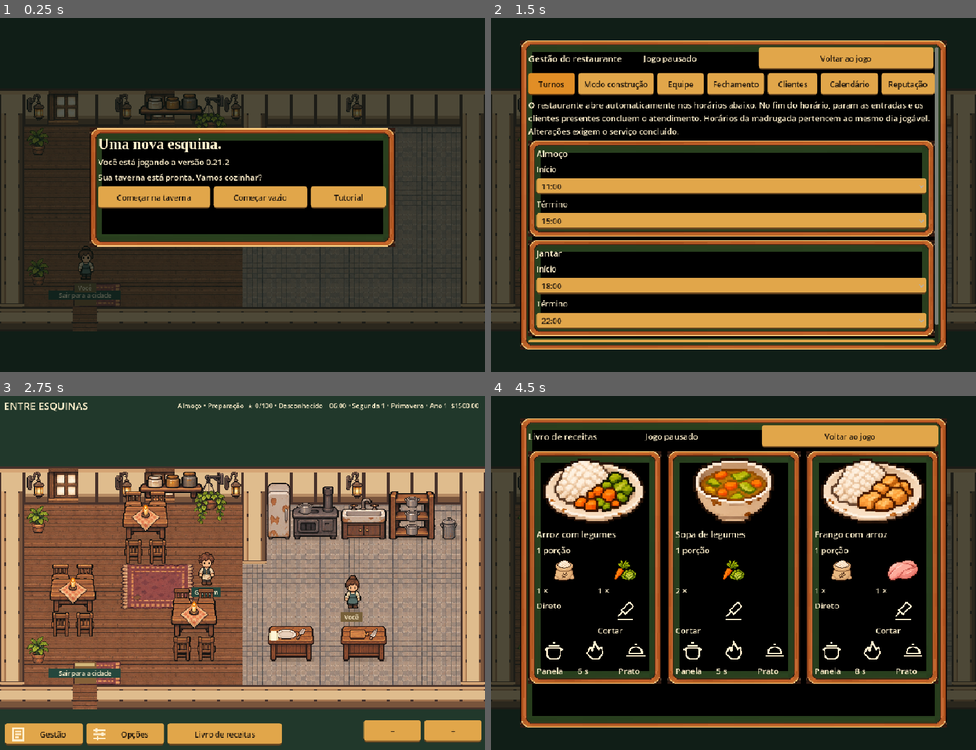
Above: before the commit, frames 1-4 (two rows, left to right).
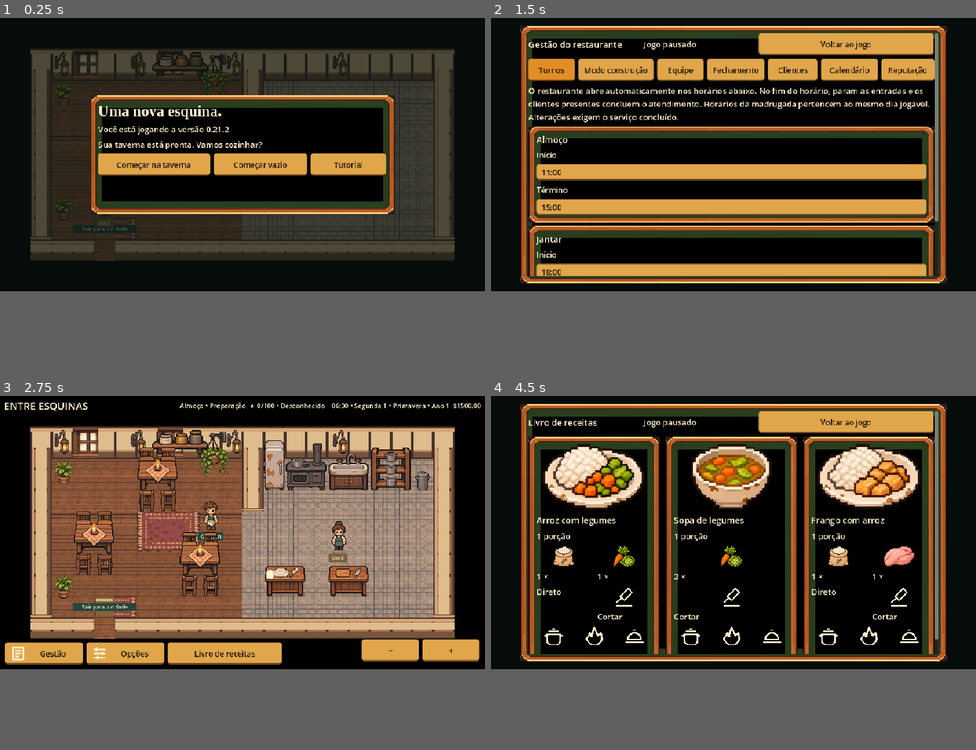
Above: after the commit, the same moments.

Repository: denerRsilva/Entre-Esquinas
Game: Godot game, scene res://mundo/Restaurante.tscn
Same seed, same stepped clock (60 frames per second), same inputs: the game is played once before the commit and once after it.
Inputs:
- Up to frame 1 (0.25 s): no input
- Up to frame 2 (1.5 s): click "Começar na taverna" at 0.5 s; click "Gestão" at 1.25 s
- Up to frame 3 (2.75 s): click "Voltar ao jogo" at 2 s
- Up to frame 4 (4.5 s): click "Opções" at 2.75 s; click "Voltar ao jogo" at 3.5 s; click "Livro de receitas" at 4.25 s
In our replay, the window is 800x583 before the commit and 800x450 after it. These sizes can differ from the game's own. Grey fills any space a smaller window leaves; there, only what the larger window draws over its background counts as a difference.

The runs differ from the first frame. In frame 1, 56% of the frame differs, in the area x 0-100%, y 8-89%; in frame 2, 66%; in frame 3, 80%, in the area x 0-100%, y 0-99%; in frame 4, 53%.

Commit message:
Expand gameplay and HUD to full screens with dark interior boundaries

Diff:
--- a/godot/interface/Hud.gd
+++ b/godot/interface/Hud.gd
@@ -7,6 +7,9 @@
 var by_id := {}
 var kitchen_bars: Array = []
 var order_bars: Array = []
+var layout_size := Vector2.ZERO
+var layout_bounds := Rect2()
+var small_modal := false
 var modal_background: ColorRect
 var import_dialog: FileDialog
 signal import_save(path:String)
@@ -69,6 +72,48 @@
 	slots[key]=[root,content,rect]
 	root.hide()
 
+static func safe_layout(logical: Vector2, physical: Vector2, safe: Rect2) -> Rect2:
+	var full := Rect2(Vector2.ZERO,logical)
+	if physical.x<=0 or physical.y<=0 or not safe.has_area():return full
+	var factor := logical/physical
+	var area := full.intersection(Rect2(safe.position*factor,safe.size*factor))
+	return area if area.size.x>=320 and area.size.y>=240 else full
+
+func usable_rect() -> Rect2:
+	var full := get_viewport_rect()
+	if OS.has_feature("android"):
+		return safe_layout(full.size,Vector2(DisplayServer.window_get_size()),Rect2(DisplayServer.get_display_safe_area()))
+	return full
+
+func region(key: String, rect: Rect2) -> void:
+	rect.position+=layout_bounds.position
+	var entry: Array = slots[key]
+	entry[2]=rect
+	entry[0].position=rect.position
+	entry[0].size=rect.size
+	if key in ["hint","notice"]:
+		entry[1].size=rect.size-Vector2(12,6)
+
+func fit_regions(welcome_small: bool) -> void:
+	var bounds := usable_rect()
+	var screen := bounds.size
+	if bounds==layout_bounds and welcome_small==small_modal:return
+	layout_size=screen;layout_bounds=bounds;small_modal=welcome_small
+	var w := screen.x;var h := screen.y
+	region("hud",Rect2(8,5,w-16,47))
+	region("ordersHud",Rect2(w-253,64,245,minf(210,h-150)))
+	region("kitchenStatus",Rect2(8,64,minf(320,w*0.34),minf(180,h-160)))
+	region("hint",Rect2(10,h-96,minf(610,w-290),42))
+	region("notice",Rect2(10,maxf(64,h-200),minf(520,w-20),70))
+	region("dock",Rect2(10,h-53,minf(550,w-280),48))
+	region("actions",Rect2(w-244,h-59,234,54))
+	region("catalog",Rect2(10,h-51,168,44))
+	region("drawer",Rect2(7,7,minf(440,w-20),h-70))
+	var dialog_size := Vector2(minf(604 if welcome_small else 844,w-32),minf(234 if welcome_small else 612,h-32))
+	region("modal",Rect2((screen-dialog_size)/2,dialog_size))
+	region("context",Rect2(10,64,minf(500,w-20),110))
+	if slots.build[0].visible:fit_build.call_deferred()
+
 func progress_signature(item: Dictionary, values: Array) -> Dictionary:
 	var result := item.duplicate()
 	if item.get("tag")=="progress":
@@ -84,6 +129,7 @@
 
 func sync(data: Dictionary) -> void:
 	modal_background.visible = data.modal!=""
+	fit_regions(data.modal=="welcome" and not JSON.stringify(data.ui.get("modal",{})).contains("Fechar tutorial"))
 	for key in slots:
 		var entry:Array=slots[key]
 		var root:Control=entry[0]
@@ -95,19 +141,16 @@
 			var anchor:Dictionary=item.children[0].get("anchor",{})
 			if not anchor.is_empty():
 				var cam:Array=data.camera
-				var anchor_y := (float(anchor.y)*40.0-float(cam[1]))*float(cam[2])+60.0
+				var anchor_y := (float(anchor.y)*40.0-float(cam[1]))*float(cam[2])
 				var panel_y := anchor_y-100.0 if anchor_y>=160.0 else anchor_y+80.0
-				root.position=Vector2(clampf((float(anchor.x)+float(anchor.w)/2.0)*40.0*float(cam[2])-float(cam[0])*float(cam[2])-250.0,5.0,455.0),clampf(panel_y,60.0,520.0))
-		if key=="modal":
-			var welcome_small:bool=data.modal=="welcome" and not JSON.stringify(item).contains("Fechar tutorial")
-			entry[2]=Rect2(178,218,604,234) if welcome_small else Rect2(58,44,844,612)
-			root.position=entry[2].position
+				var width: float = entry[2].size.x
+				root.position=Vector2(clampf((float(anchor.x)+float(anchor.w)/2.0)*40.0*float(cam[2])-float(cam[0])*float(cam[2])-width/2,layout_bounds.position.x+5,layout_bounds.end.x-width-5),clampf(panel_y,layout_bounds.position.y+60,layout_bounds.end.y-120))
 		if key=="notice":
-			var notice_y:=500.0
+			var notice_y:=layout_bounds.position.y+maxf(64,layout_size.y-200)
 			if slots.context[0].visible:
 				var actions_y:float=slots.context[0].position.y
 				notice_y=actions_y-80.0 if actions_y>=140.0 else actions_y+120.0
-			root.position=Vector2(10,notice_y)
+			root.position=Vector2(layout_bounds.position.x+10,clampf(notice_y,layout_bounds.position.y+60,layout_bounds.end.y-100))
 		var progress_values: Array = []
 		var signature:String=JSON.stringify(progress_signature(item,progress_values) if key in ["kitchenStatus","ordersHud"] else item)
 		if cache.get(key)==signature:
@@ -159,10 +202,11 @@
 	if not slots.has("build"):return
 	var panel: Control = slots.build[0]
 	if not panel.visible:return
-	var viewport_size := get_viewport_rect().size
+	var bounds := usable_rect()
+	var viewport_size := bounds.size
 	var width := minf(762,viewport_size.x-20)
 	panel.size.x=width
 	var content: VBoxContainer = slots.build[1]
 	var desired_height := content.get_combined_minimum_size().y+28
 	panel.size=Vector2(width,minf(desired_height,viewport_size.y-80))
-	panel.position=Vector2(viewport_size.x-width-10,viewport_size.y-panel.size.y-8)
+	panel.position=bounds.position+Vector2(viewport_size.x-width-10,viewport_size.y-panel.size.y-8)
--- a/godot/mundo/Restaurante.gd
+++ b/godot/mundo/Restaurante.gd
@@ -6,6 +6,7 @@
 var frame_data:Dictionary
 var values:Dictionary={}
 var focused := true
+var view_size := Vector2.ZERO
 var tone_cache: Dictionary = {}
 @onready var hud=$HUD
 @onready var palco=$Mapa/Palco
@@ -17,7 +18,20 @@
 	hud.import_save.connect(import_save)
 	$Mapa.gui_input.connect(map_input)
 	active=true
+	get_viewport().size_changed.connect(resize_view)
+	resize_view()
 	tick(0)
+
+func resize_view() -> void:
+	var size := get_viewport().get_visible_rect().size
+	if size.x<=0 or size.y<=0 or size==view_size:return
+	view_size=size
+	$Mapa.position=Vector2.ZERO
+	$Mapa.size=size
+	$HUD.size=size
+	session.resize_view(size.x,size.y)
+	# Resizing must also repaint menus, which normally suspend the game loop.
+	if active:tick(0)
 
 func saved_dictionary(path: String):
 	if not FileAccess.file_exists(path): return null
@@ -61,11 +75,13 @@
 	else: session.notify("Falha ao gravar o arquivo importado.",true)
 	tick(0)
 
+func toggle_fullscreen() -> void:
+	var full=DisplayServer.window_get_mode()==DisplayServer.WINDOW_MODE_FULLSCREEN
+	DisplayServer.window_set_mode(DisplayServer.WINDOW_MODE_WINDOWED if full else DisplayServer.WINDOW_MODE_FULLSCREEN)
+
 func queue_command(e:Dictionary) -> void:
 	if e.get("id","")=="fullscreenBtn":
-		var full=DisplayServer.window_get_mode()==DisplayServer.WINDOW_MODE_FULLSCREEN
-		DisplayServer.window_set_mode(DisplayServer.WINDOW_MODE_WINDOWED if full else DisplayServer.WINDOW_MODE_FULLSCREEN)
-		return
+		toggle_fullscreen();return
 	events.append(e)
 
 func tick(dt:float) -> void:
@@ -123,6 +139,8 @@
 
 func _input(event:InputEvent) -> void:
 	if not active or not event is InputEventKey or event.echo:return
+	if event.keycode==KEY_F11 and event.pressed:
+		toggle_fullscreen();return
 	var editing := get_viewport().gui_get_focus_owner() is LineEdit
 	if editing and event.pressed and event.keycode != KEY_ESCAPE:return
 	var names={KEY_UP:"arrowup",KEY_DOWN:"arrowdown",KEY_LEFT:"arrowleft",KEY_RIGHT:"arrowright",KEY_ESCAPE:"escape",KEY_W:"w",KEY_S:"s",KEY_A:"a",KEY_D:"d",KEY_E:"e",KEY_R:"r"}
--- a/godot/mundo/Restaurante.tscn
+++ b/godot/mundo/Restaurante.tscn
@@ -9,9 +9,8 @@
 [node name="EntreEsquinas" type="Node"]
 script = ExtResource("game")
 [node name="Mapa" type="Control" parent="."]
-offset_top = 60.0
 offset_right = 960.0
-offset_bottom = 700.0
+offset_bottom = 540.0
 clip_contents = true
 [node name="Palco" type="Node2D" parent="Mapa"]
 script = ExtResource("world")
@@ -26,7 +25,7 @@
 [node name="HUD" type="Control" parent="."]
 z_index = 4096
 offset_right = 960.0
-offset_bottom = 700.0
+offset_bottom = 540.0
 mouse_filter = 2
 theme = ExtResource("theme")
 script = ExtResource("hud")
--- a/godot/project.godot
+++ b/godot/project.godot
@@ -1,15 +1,16 @@
 config_version=5
 [application]
 config/name="Entre Esquinas — Restaurante"
-config/version="0.21.2-godot.27"
+config/version="0.21.2-godot.28"
 run/main_scene="res://mundo/Restaurante.tscn"
 run/max_fps=60
 config/features=PackedStringArray("4.6", "GL Compatibility")
 [display]
 window/size/viewport_width=960
-window/size/viewport_height=700
+window/size/viewport_height=540
 window/stretch/mode="canvas_items"
-window/stretch/aspect="keep"
+window/stretch/aspect="expand"
+window/size/mode=3
 [input_devices]
 pointing/emulate_mouse_from_touch=true
 [rendering]
@@ -17,4 +18,4 @@
 renderer/rendering_method="gl_compatibility"
 renderer/rendering_method.mobile="gl_compatibility"
 textures/canvas_textures/default_texture_filter=0
-environment/defaults/default_clear_color=Color(0.13,0.22,0.17,1)
+environment/defaults/default_clear_color=Color(0,0,0,1)
--- /dev/null
+++ b/godot/qa/TelaExpandidaUI.gd
@@ -0,0 +1,54 @@
+extends "res://qa/BaseInterfaceNativa.gd"
+const CAMERA = preload("res://simulacao/nativa/Camera.gd")
+func run():
+	root.mode=Window.MODE_WINDOWED
+	await start_game()
+	var start_position := Vector2(g.session.state.player.x,g.session.state.player.y)
+	check(ProjectSettings.get_setting("display/window/stretch/aspect")=="expand","Janela expande a área visível sem barras laterais fixas")
+	for resolution in [Vector2i(1280,720),Vector2i(1920,1080),Vector2i(2340,1080),Vector2i(2560,1080),Vector2i(1024,768),Vector2i(960,540)]:
+		root.size=resolution;await layout();g.tick(0);await layout()
+		var screen := root.get_visible_rect().size
+		check(is_equal_approx(screen.x/screen.y,float(resolution.x)/resolution.y),str(resolution)+": proporção real preservada")
+		check(g.get_node("Mapa").size.is_equal_approx(screen) and g.hud.size.is_equal_approx(screen),str(resolution)+": mapa e HUD ocupam toda área da tela")
+		check(is_equal_approx(g.session.viewport.width,screen.x) and is_equal_approx(g.session.viewport.height,screen.y) and g.session.rect.top==0,str(resolution)+": câmera e entrada recebem dimensões reais")
+		for key in ["hud","dock","actions","catalog","ordersHud","kitchenStatus"]:
+			var panel: Control = g.hud.slots[key][0]
+			check(Rect2(Vector2.ZERO,screen).encloses(panel.get_global_rect()),str(resolution)+": "+key+" dentro da tela")
+		var cam: Dictionary = g.session.camera
+		var world := Vector2(820,480)
+		var point := CAMERA.screen_point(world.x,world.y,g.session.rect,g.session.viewport,cam)
+		var back := CAMERA.world_pointer({"clientX":point.x,"clientY":point.y},g.session.rect,g.session.viewport,cam)
+		check(Vector2(back.x,back.y).is_equal_approx(world/40),str(resolution)+": clique e câmera concordam")
+		if resolution in [Vector2i(1920,1080),Vector2i(2340,1080)]:
+			await click_object("fridge")
+			var fridge: Dictionary
+			for o in g.session.state.objects:
+				if o.type=="fridge":fridge=o
+			check(g.session.selected==fridge.id,str(resolution)+": clique no mapa seleciona a geladeira correta")
+			g.session.close_dialog();g.tick(0)
+		g.session.open_dialog("options");g.tick(0);await layout()
+		check(Rect2(Vector2.ZERO,screen).encloses(g.hud.slots.modal[0].get_global_rect()),str(resolution)+": opções centralizadas e dentro da tela")
+		g.session.close_dialog();g.tick(0)
+		g.session.enter_construction();g.session.begin_build("worktable");g.tick(0);await layout()
+		var panel: Control = g.hud.slots.build[0]
+		check(Rect2(Vector2.ZERO,screen).encloses(panel.get_global_rect()),str(resolution)+": confirmação da construção dentro da tela")
+		g.session.root_action("exitConstruction");g.tick(0)
+	var safe: Rect2 = g.hud.safe_layout(Vector2(1170,540),Vector2(2340,1080),Rect2(80,0,2180,1040))
+	check(safe==Rect2(40,0,1090,520),"Área de recorte e barra de gestos convertida para coordenadas da HUD")
+	# Walking to an edge at high zoom must reveal void beyond all four walls.
+	var s: Dictionary = g.session.state
+	var bounds := CAMERA.room_bounds(s)
+	for point in [bounds.position+Vector2(40,40),bounds.end-Vector2(40,40)]:
+		s.player.x=point.x/40;s.player.y=point.y/40;s.player.motion=null
+		var cam := CAMERA.update(s,{"x":0,"y":0,"zoom":1,"mode":null},{"width":960,"height":540},2,false,true)
+		var visible := Rect2(cam.x,cam.y,960/cam.zoom,540/cam.zoom)
+		check(visible.position.x<bounds.position.x or visible.end.x>bounds.end.x,"Limite horizontal mostra espaço além da parede")
+		check(visible.position.y<bounds.position.y or visible.end.y>bounds.end.y,"Limite vertical mostra espaço além da parede")
+	check(ProjectSettings.get_setting("rendering/environment/defaults/default_clear_color").r<0.04,"Espaço fora dos interiores fica escuro")
+	if "--capture" in OS.get_cmdline_user_args():
+		s.player.x=start_position.x;s.player.y=start_position.y;g.session.notice_until=-1
+		root.size=Vector2i(1920,1080);await layout();g.session.set_zoom(1);g.tick(0);await layout();await RenderingServer.frame_post_draw
+		root.get_texture().get_image().save_png("/tmp/esquinas-tela-16x9.png")
+		root.size=Vector2i(2340,1080);await layout();g.tick(0);await layout();await RenderingServer.frame_post_draw
+		root.get_texture().get_image().save_png("/tmp/esquinas-tela-celular.png")
+	await finish()
--- a/godot/simulacao/nativa/Camera.gd
+++ b/godot/simulacao/nativa/Camera.gd
@@ -1,7 +1,8 @@
 extends RefCounted
 const MOVE = preload("res://simulacao/nativa/Movimento.gd")
 static func level(value: float) -> float:return floor(clampf(value,0.7,2.0)*10+0.5)/10
-static func update(state: Dictionary,camera: Dictionary,viewport: Dictionary,zoom_level: float,construction: bool) -> Dictionary:
+static func update(state: Dictionary,camera: Dictionary,viewport: Dictionary,zoom_level: float,construction: bool,full_view: bool = false) -> Dictionary:
+	if full_view:return expanded_view(state,camera,viewport,zoom_level,construction)
 	var result: Dictionary = camera.duplicate(true)
 	var player := MOVE.position(state.player)
 	var mode := "build" if construction else "play"
@@ -20,6 +21,27 @@
 	result.y=top+(height-viewport.height/result.zoom)/2 if viewport.height/result.zoom>height else clampf(result.y,top,maximum_y)
 	result.mode=mode
 	return result
+static func room_bounds(state: Dictionary) -> Rect2:
+	if state.player.room=="restaurant" and state.get("compact",false):
+		return Rect2(160,240,800,400) if state.get("singleRoom",false) else Rect2(160,80,800,560)
+	return Rect2(0,0,960,640)
+
+static func expanded_view(state: Dictionary,camera: Dictionary,viewport: Dictionary,zoom_level: float,construction: bool) -> Dictionary:
+	var bounds := room_bounds(state)
+	# Fit the interior with breathing room for the overlay HUD. Wider screens
+	# reveal more world/void rather than stretching sprites or adding side bars.
+	var base := minf((viewport.width-64)/bounds.size.x,(viewport.height-120)/bounds.size.y)
+	var zoom := maxf(0.35,base)*zoom_level
+	var limits := bounds.grow(40)
+	var player := MOVE.position(state.player)
+	var result := {"zoom":zoom,"mode":"build" if construction else "play"}
+	# Keep camera coordinates as doubles; Vector2 would quantize every drag.
+	for axis in [["x",viewport.width/zoom,player.x*40+20,limits.position.x,limits.size.x],["y",viewport.height/zoom,player.y*40+20,limits.position.y,limits.size.y]]:
+		var key: String = axis[0]
+		var position: float = camera[key] if construction and camera.get("mode")=="build" else axis[2]-axis[1]/2
+		result[key]=axis[3]+(axis[4]-axis[1])/2 if axis[1]>=axis[4] else clampf(position,axis[3],axis[3]+axis[4]-axis[1])
+	return result
+
 static func world_pointer(point: Dictionary,rect: Dictionary,viewport: Dictionary,camera: Dictionary) -> Dictionary:
 	return {"x":((point.clientX-rect.left)*viewport.width/rect.width/camera.zoom+camera.x)/40,"y":((point.clientY-rect.top)*viewport.height/rect.height/camera.zoom+camera.y)/40}
 static func screen_point(x: float,y: float,rect: Dictionary,viewport: Dictionary,camera: Dictionary) -> Dictionary:
--- a/godot/simulacao/nativa/SessaoCompleta.gd
+++ b/godot/simulacao/nativa/SessaoCompleta.gd
@@ -22,6 +22,7 @@
 var viewport := {"width":960.0,"height":640.0}
 var rect := {"left":0.0,"top":60.0,"width":960.0,"height":640.0}
 var camera_level := 1.0
+var responsive_view := false
 var modal := "welcome"
 var mode := "general"
 var tab := "guide"
@@ -59,7 +60,12 @@
 	update_camera()
 func release_keyboard() -> void:keyboard.clear();velocity=null
 func focus(value: bool) -> void:hidden=not value;release_keyboard()
-func update_camera() -> void:camera=CAMERA.update(state,camera,viewport,camera_level,construction)
+func resize_view(width: float,height: float) -> void:
+	responsive_view=true;build_pointer=null
+	viewport={"width":maxf(1,width),"height":maxf(1,height)}
+	rect={"left":0.0,"top":0.0,"width":viewport.width,"height":viewport.height}
+	update_camera()
+func update_camera() -> void:camera=CAMERA.update(state,camera,viewport,camera_level,construction,responsive_view)
 func set_zoom(value: float) -> void:
 	camera_level=CAMERA.level(value);values["entre-camera-zoom"]=str(camera_level);writes["entre-camera-zoom"]=str(camera_level);update_camera()
 func notify(message: String,bad: bool = false) -> void:
Not shown, changed: godot/export_presets.cfg
Not shown, added: godot/qa/TelaExpandidaUI.gd.uid
Not shown, added: docs/tela-expandida-interiores.md
Not shown, changed: scripts/testar-migracao.sh
